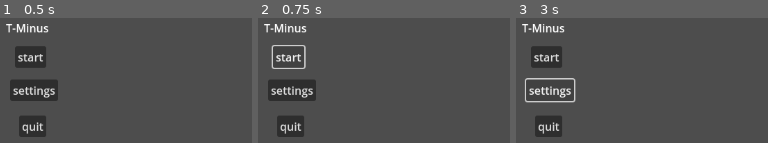
Above: before the commit, frames 1-3 (left to right).
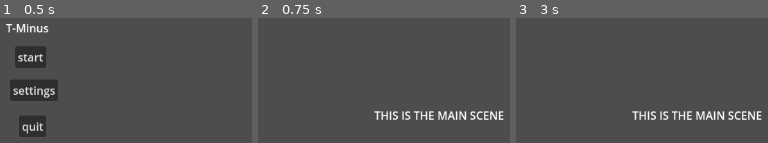
Above: after the commit, the same moments.

Repository: TheMillsheistyoftheEast/T-Minus
Game: Godot game, scene res://scenes/menu.tscn
The game is run twice, just before and just after one commit, with the same random seed, the same clock (stepped at 60 frames per second) and the same inputs. Before the commit the project has no main scene; this scene is started directly in both runs.
Inputs (mouse positions are in pixels of both pictures, inside the frame that each line leads up to):
- Up to frame 1 (0.5 s): no input
- Up to frame 2 (0.75 s): click "start" at 0.5 s
- Up to frame 3 (3 s): click (546, 56) at 1.25 s, where only the run before the commit has a clickable "start"; click (546, 56) at 2 s, where only the run before the commit has a clickable "start"; click (551, 90) at 2.75 s, where only the run before the commit has a clickable "settings"

Frame 1 is identical in both runs. In frame 2, 8.1% of the frame differs, in the area x 2-98%, y 4-96%; in frame 3, 7.8%.

Commit message:
script for menu and a main scene
added a script for menu, and a main scene, and made it possible to go from menu to main scene.

Diff:
--- a/project.godot
+++ b/project.godot
@@ -11,6 +11,7 @@
 [application]
 
 config/name="T-Minus"
+run/main_scene="uid://c8hfjovk3jjmd"
 config/features=PackedStringArray("4.4", "GL Compatibility")
 config/icon="res://icon.svg"
 
--- /dev/null
+++ b/scenes/main.tscn
@@ -0,0 +1,10 @@
+[gd_scene format=3 uid="uid://wryv2cnqwxbb"]
+
+[node name="Main" type="Node"]
+
+[node name="Label" type="Label" parent="."]
+offset_left = 221.0
+offset_top = 149.0
+offset_right = 261.0
+offset_bottom = 172.0
+text = "THIS IS THE MAIN SCENE"
--- a/scenes/menu.tscn
+++ b/scenes/menu.tscn
@@ -1,6 +1,9 @@
-[gd_scene format=3 uid="uid://c8hfjovk3jjmd"]
+[gd_scene load_steps=2 format=3 uid="uid://c8hfjovk3jjmd"]
+
+[ext_resource type="Script" uid="uid://bp312s0lm5gjr" path="res://scripts/menu.gd" id="1_yqeox"]
 
 [node name="menu" type="Node2D"]
+script = ExtResource("1_yqeox")
 
 [node name="button manager" type="Control" parent="."]
 layout_mode = 3
@@ -39,3 +42,5 @@
 offset_right = 124.0
 offset_bottom = 46.0
 text = "T-Minus"
+
+[connection signal="pressed" from="button manager/start" to="." method="_on_start_pressed"]
--- /dev/null
+++ b/scripts/menu.gd
@@ -0,0 +1,6 @@
+extends Node2D
+
+
+
+func _on_start_pressed() -> void:
+	get_tree().change_scene_to_file("res://scenes/main.tscn")
Not shown, added: scripts/menu.gd.uid
